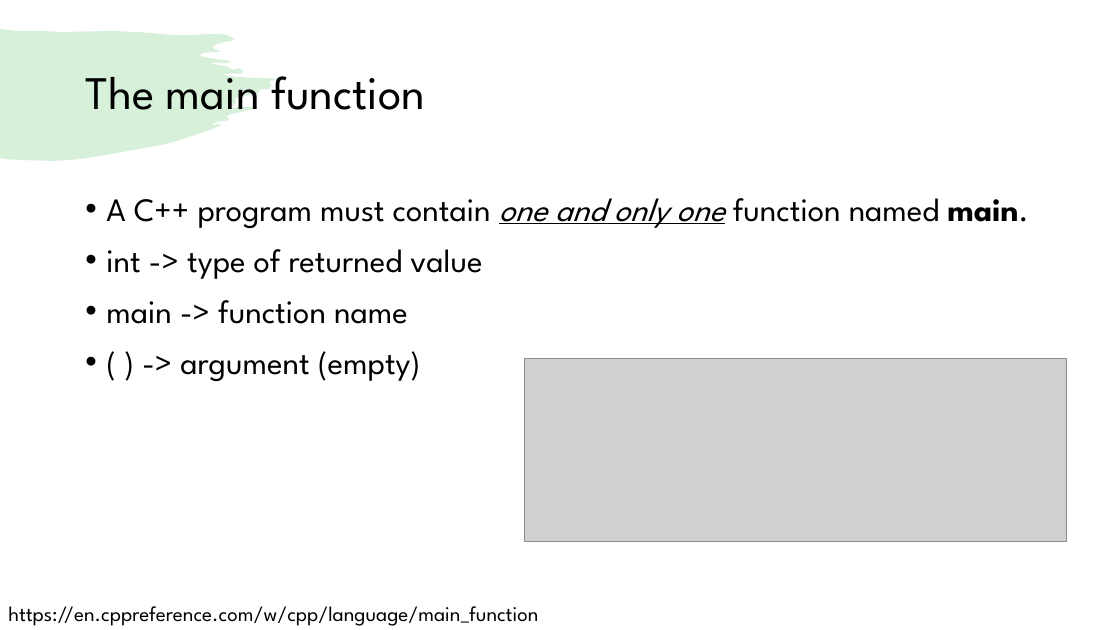
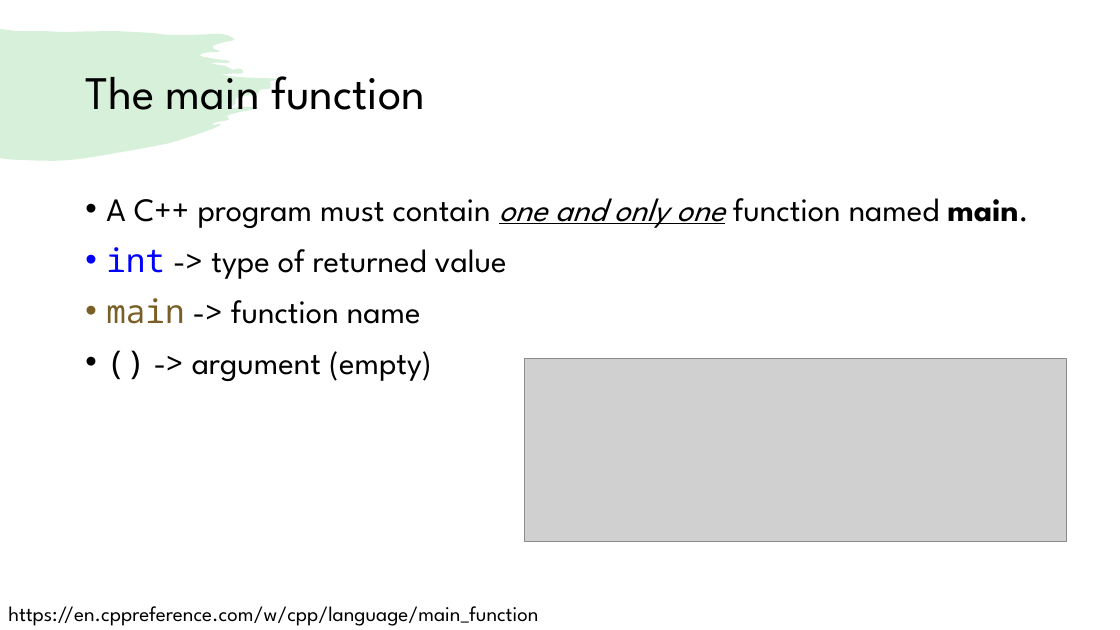
Before and after one commit to CNOCycle/cpp_tutorial, a slide deck: slide 15 of 01-intro/00-intro.pptx (slide 14 before the commit). Drawn at 1120x630 pixels with LibreOffice and Linux fonts; fonts in the diff are those of the drawing; grey boxes stand for pictures. Boxes give left, top, right and bottom in pixels: in the first picture for what was removed or moved away, otherwise in the second. Text is boxed around its words. In the diff, an @@ line names an element or a change of style, - is before the commit and + after.

```diff
--- a/01-intro/00-intro.pptx
+++ b/01-intro/00-intro.pptx
@@ text at (106,247,507,324): font League Spartan to Noto Sans Mono in "int", "main"; text colour #000000 to #0000FF in "int"; text colour #000000 to #795E26 in "main" @@
@@ text at (192,351,432,381): spaces changed @@
-• ( ) -> argument (empty)
+• () -> argument (empty)
```
Also in this commit, not shown: 4 other slides changed, 1 slide added.
